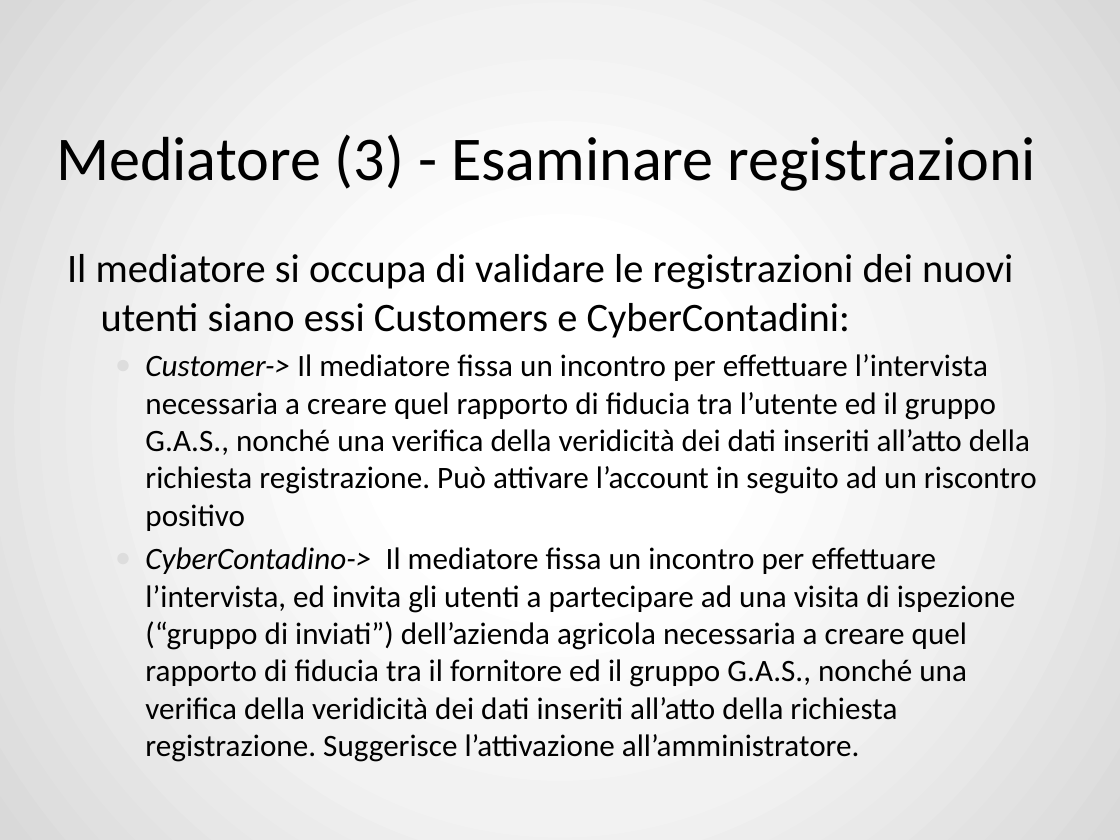
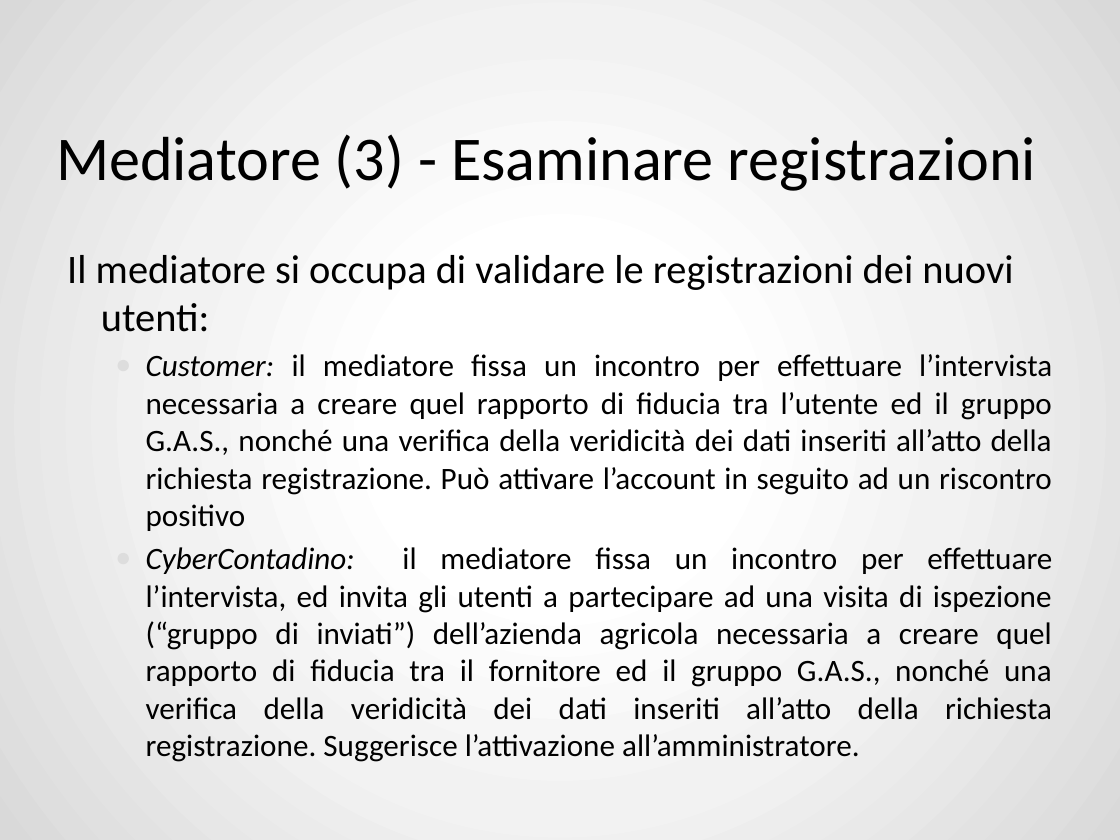
Before and after one commit to ZhangUranus/amicidelgas, a slide deck: slide 17 of SeamAmiciDelGas/risorse_gassose/presentazione_demo/SeamAmiciDelGas - finale.pptx (slide 16 before the commit). Drawn at 1120x840 pixels with LibreOffice and Linux fonts; fonts in the diff are those of the drawing; background and template pictures are left out. Boxes give left, top, right and bottom in pixels: in the first picture for what was removed or moved away, otherwise in the second. Text is boxed around its words. In the diff, an @@ line names an element or a change of style, - is before the commit and + after.

```diff
--- a/SeamAmiciDelGas/risorse_gassose/presentazione_demo/SeamAmiciDelGas - finale.pptx
+++ b/SeamAmiciDelGas/risorse_gassose/presentazione_demo/SeamAmiciDelGas - finale.pptx
@@ text at <box>67,255,1052,762</box>: text changed @@
-Il mediatore si occupa di validare le registrazioni dei nuovi utenti siano essi Customers e CyberContadini:
-  ● Customer-> Il mediatore fissa un incontro per effettuare l’intervista necessaria a creare quel rapporto di fiducia tra l’utente ed il gruppo G.A.S., nonché una verifica della veridicità dei dati inseriti all’atto della richiesta registrazione. Può attivare l’account in seguito ad un riscontro positivo
-  ● CyberContadino-> Il mediatore fissa un incontro per effettuare l’intervista, ed invita gli utenti a partecipare ad una visita di ispezione (“gruppo di inviati”) dell’azienda agricola necessaria a creare quel rapporto di fiducia tra il fornitore ed il gruppo G.A.S., nonché una verifica della veridicità dei dati inseriti all’atto della richiesta registrazione. Suggerisce l’attivazione all’amministratore.
+Il mediatore si occupa di validare le registrazioni dei nuovi utenti:
+  ● Customer: il mediatore fissa un incontro per effettuare l’intervista necessaria a creare quel rapporto di fiducia tra l’utente ed il gruppo G.A.S., nonché una verifica della veridicità dei dati inseriti all’atto della richiesta registrazione. Può attivare l’account in seguito ad un riscontro positivo
+  ● CyberContadino: il mediatore fissa un incontro per effettuare l’intervista, ed invita gli utenti a partecipare ad una visita di ispezione (“gruppo di inviati”) dell’azienda agricola necessaria a creare quel rapporto di fiducia tra il fornitore ed il gruppo G.A.S., nonché una verifica della veridicità dei dati inseriti all’atto della richiesta registrazione. Suggerisce l’attivazione all’amministratore.
```
Also in this commit, not shown: 25 other slides changed, 12 slides added, 4 slides removed.
